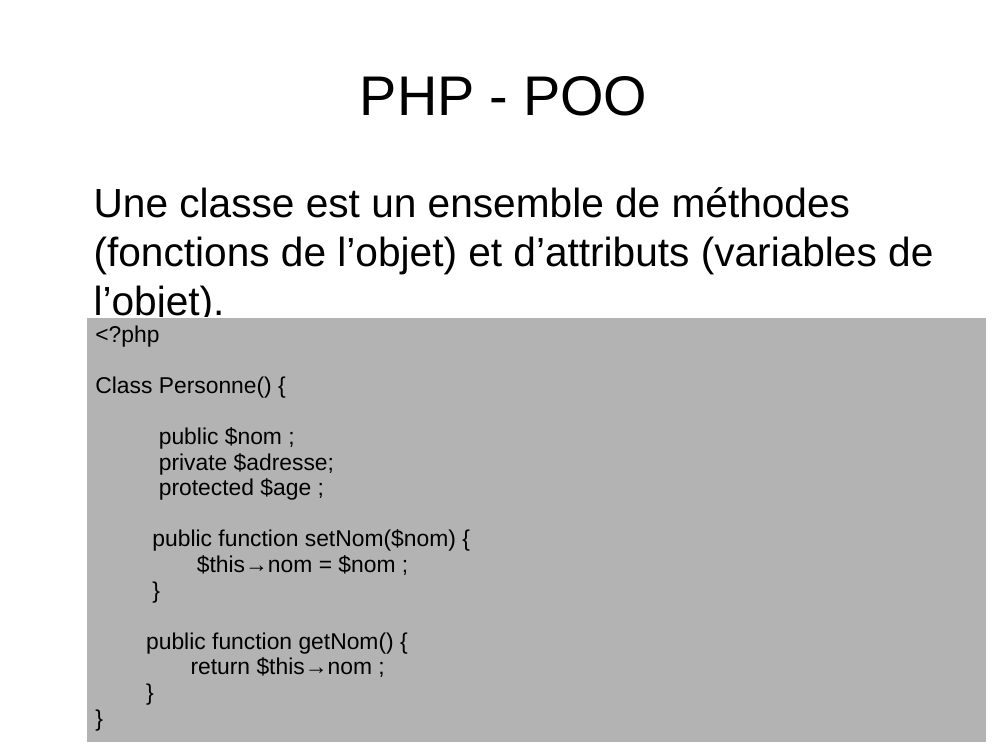
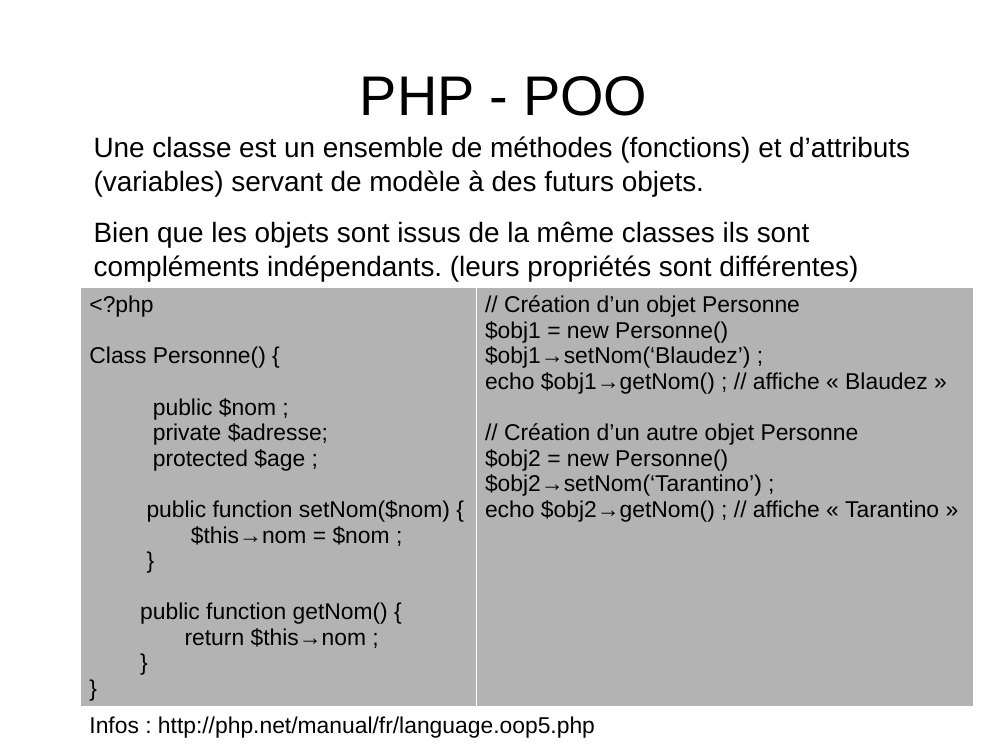
Before and after one commit to NicoM88/formation, a slide deck: slide 24 of PHP/formation.odp (slide 25 before the commit). Drawn at 1008x756 pixels with LibreOffice and Linux fonts; fonts in the diff are those of the drawing. Boxes give left, top, right and bottom in pixels: in the first picture for what was removed or moved away, otherwise in the second. Text is boxed around its words. In the diff, an @@ line names an element or a change of style, - is before the commit and + after.

```diff
--- a/PHP/formation.odp
+++ b/PHP/formation.odp
@@ text at (94, 136, 910, 281): text changed; size 32 to 22 pt @@
-Une classe est un ensemble de méthodes (fonctions de l’objet) et d’attributs (variables de l’objet).
+Une classe est un ensemble de méthodes (fonctions) et d’attributs (variables) servant de modèle à des futurs objets.
+Bien que les objets sont issus de la même classes ils sont compléments indépendants. (leurs propriétés sont différentes)
@@ table at (80, 287, 974, 706) @@
+column 2: // Création d’un objet Personne / $obj1 = new Personne() / $obj1→setNom(‘Blaudez’) ; / echo $obj1→getNom() ; // affiche « Blaudez » / // Création d’un autre objet Personne / $obj2 = new Personne() / $obj2→setNom(‘Tarantino’) ; / echo $obj2→getNom() ; // affiche « Tarantino »
@@ table: place and size @@
-table at (86, 316, 986, 742)
+table at (80, 287, 974, 706)
@@ text added at (89, 716, 595, 738), 18 pt, text #000000 @@
+Infos : http://php.net/manual/fr/language.oop5.php
```
Also in this commit, not shown: 21 other slides changed, 2 slides added, 3 slides removed, 4 other files.
